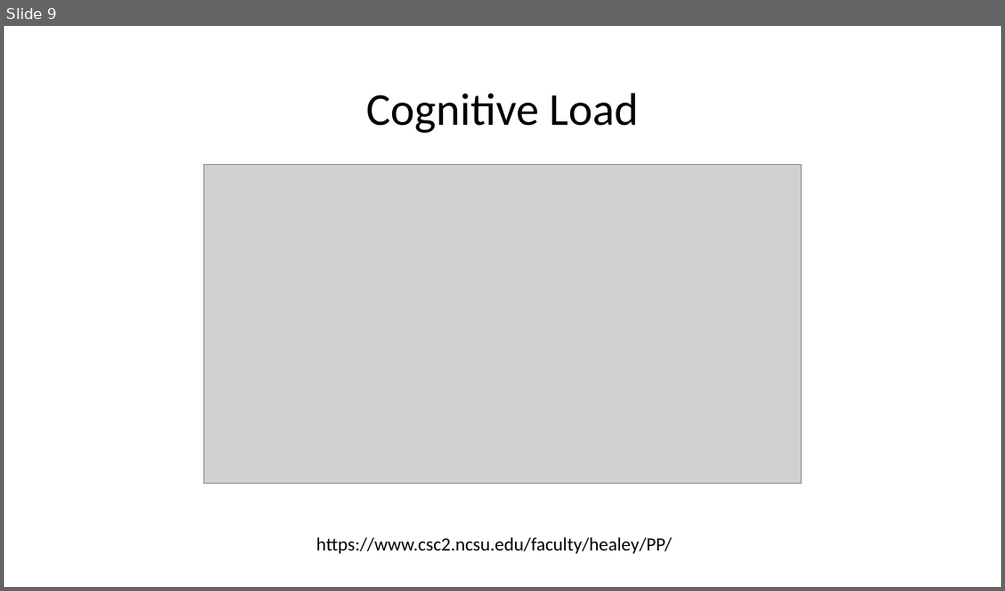
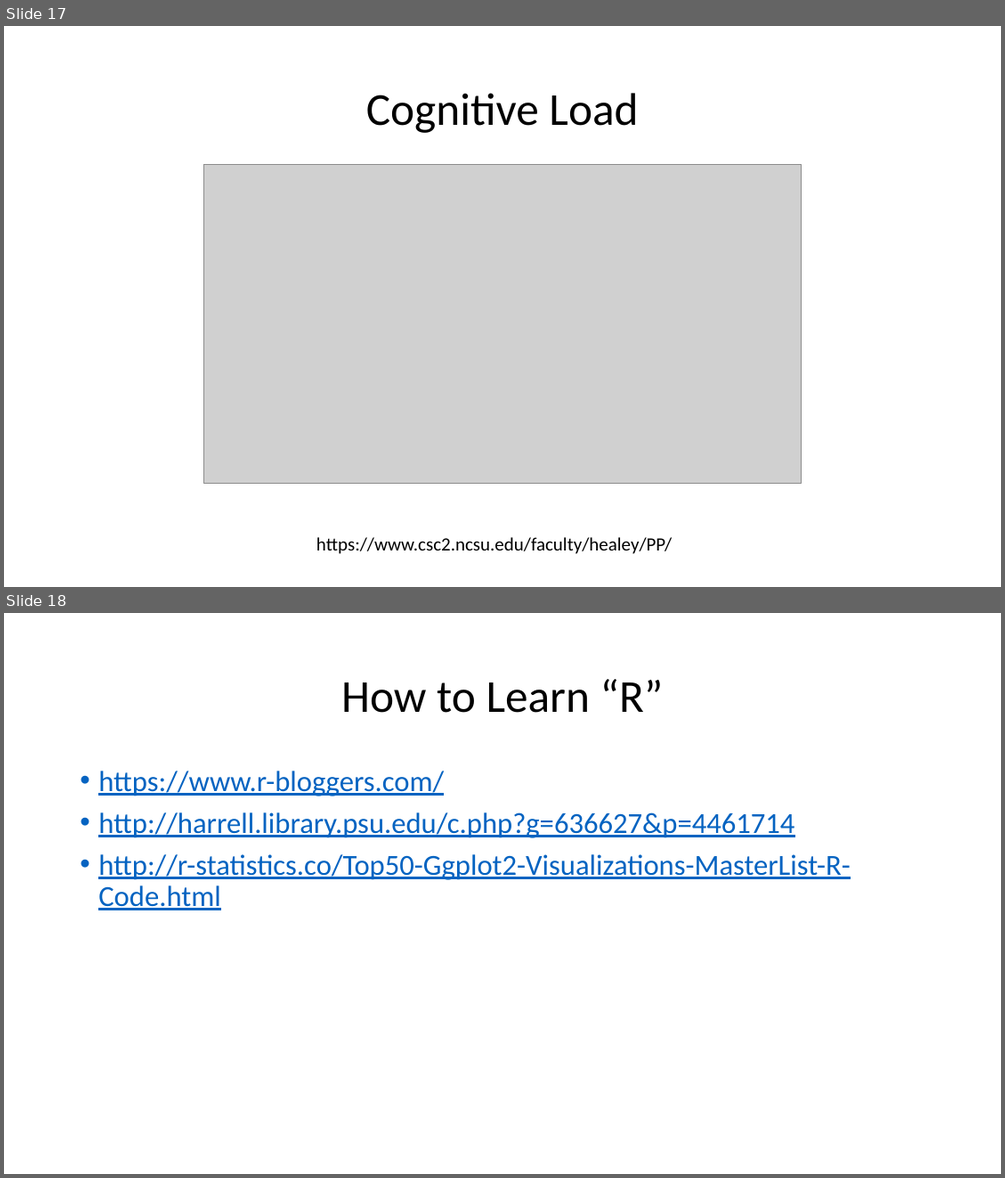
Before and after one commit to bdh5029/Rprojects, a slide deck: VisualizingR.pptx. Shown one above the other, each under a label of ours: slide 9 before the commit, slides 17 and 18 after it. The pictures are 1005x591 and 1005x1178 pixels, drawn with LibreOffice and Linux fonts; fonts in the diff are those of the drawing; grey boxes stand for pictures. Boxes give left, top, right and bottom in pixels: in the first picture for what was removed or moved away, otherwise in the second. Text is boxed around its words. In the diff, an @@ line names an element or a change of style, - is before the commit and + after.

```diff
--- a/VisualizingR.pptx
+++ b/VisualizingR.pptx
@@ slide 18 added at box(4, 613, 1001, 1174), background #FFFFFF @@
@@ title added at box(341, 679, 663, 713), 44 pt, text #000000 @@
+How to Learn “R”
@@ text added at box(98, 771, 850, 910), 28 pt, text #0563C1, underline @@
+• https://www.r-bloggers.com/
+• http://harrell.library.psu.edu/c.php?g=636627&p=4461714
+• http://r-statistics.co/Top50-Ggplot2-Visualizations-MasterList-R-Code.html
@@ what was slide 9 is now slide 17 @@
```
Also in this commit, not shown: 2 slides changed, 10 other slides added, 10 slides removed.
